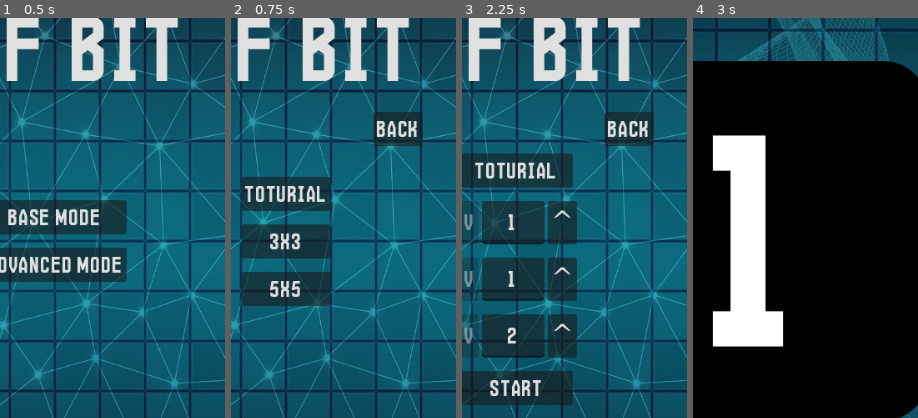
Above: before the commit, frames 1-4 (left to right).
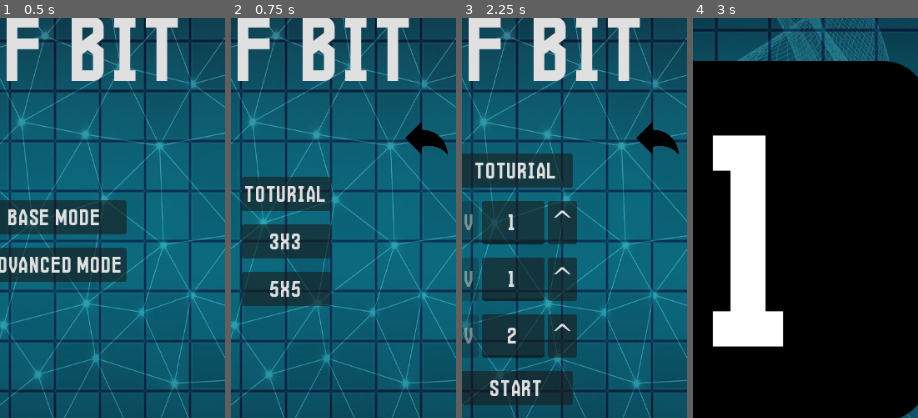
Above: after the commit, the same moments.

Repository: SytonK/off-bit
Game: Godot game, scene res://scenes/UI/menus/main menu/main_menu.tscn
Same seed, same stepped clock (60 frames per second), same inputs: the game is played once before the commit and once after it.
Inputs (mouse positions are % of the whole screen's width and height, from its top left; square brackets give the same spot before the commit, where the layout moved):
- Up to frame 1 (0.5 s): no input
- Up to frame 2 (0.75 s): click "Base mode" at 0.5 s
- Up to frame 3 (2.25 s): click (81, 37) [75, 36] at 1.25 s; click "Advanced Mode" at 2 s
- Up to frame 4 (3 s): click "Start" at 2.75 s
The pictures show only the part of the screen within x 38-88%, y 22-72%; the shares and areas given below are measured in that part.

Frame 1 is identical in both runs. In frame 2, 2.3% of the frame differs, in the area x 63-97%, y 23-34%; in frame 3, 2.3%; in frame 4, nothing differs.

Commit message:
ui/add back icon texture

Diff:
--- a/scenes/UI/menus/main menu/main_menu.tscn
+++ b/scenes/UI/menus/main menu/main_menu.tscn
@@ -1,9 +1,10 @@
-[gd_scene load_steps=5 format=3 uid="uid://dspvwnb0tiyjg"]
+[gd_scene load_steps=6 format=3 uid="uid://dspvwnb0tiyjg"]
 
 [ext_resource type="PackedScene" uid="uid://dl15kh0veqeuc" path="res://scenes/UI/menus/base mode menu/base_mode_menu.tscn" id="1_3owgy"]
 [ext_resource type="Script" uid="uid://bsk1sjvowwt54" path="res://scripts/UI/menus/main menu/main_menu.gd" id="1_f6swy"]
 [ext_resource type="Texture2D" uid="uid://cbc6q81fku8u" path="res://assets/backgrounds/menu background.jpg" id="2_oubjp"]
 [ext_resource type="PackedScene" uid="uid://cybb6v2063up5" path="res://scenes/UI/menus/advanced mode menu/advanced_mode_menu.tscn" id="3_x7x50"]
+[ext_resource type="Texture2D" uid="uid://ducyjimvvkt0v" path="res://assets/icons/back icon.png" id="5_25xyw"]
 
 [node name="MainMenu" type="CanvasLayer"]
 script = ExtResource("1_f6swy")
@@ -80,20 +81,23 @@
 offset_top = -105.0
 offset_bottom = 197.0
 
-[node name="BackButton" type="Button" parent="."]
+[node name="BackButton" type="TextureButton" parent="."]
 visible = false
 anchors_preset = 8
 anchor_left = 0.5
 anchor_top = 0.5
 anchor_right = 0.5
 anchor_bottom = 0.5
-offset_left = 112.0
-offset_top = -150.0
-offset_right = 157.0
-offset_bottom = -119.0
+offset_left = 143.0
+offset_top = -149.0
+offset_right = 655.0
+offset_bottom = 363.0
 grow_horizontal = 2
 grow_vertical = 2
-text = "Back"
+scale = Vector2(0.1, 0.1)
+texture_normal = ExtResource("5_25xyw")
+texture_pressed = ExtResource("5_25xyw")
+texture_hover = ExtResource("5_25xyw")
 
 [connection signal="pressed" from="MenuSwapper/ModeSelector/BaseModeButton" to="." method="_on_base_mode_button_pressed"]
 [connection signal="pressed" from="MenuSwapper/ModeSelector/AdvancedModeButton" to="." method="_on_advanced_mode_button_pressed"]
--- a/scripts/UI/menus/main menu/main_menu.gd
+++ b/scripts/UI/menus/main menu/main_menu.gd
@@ -1,6 +1,6 @@
 extends CanvasLayer
 
-@onready var back_button: Button = $BackButton
+@onready var back_button: TextureButton = $BackButton
 @onready var mode_selector: VBoxContainer = $MenuSwapper/ModeSelector
 @onready var base_mode_menu: VBoxContainer = $MenuSwapper/BaseModeMenu
 @onready var advanced_mode_menu: Control = $MenuSwapper/AdvancedModeMenu
Binary file added: assets/icons/back icon.png
Not shown, added: assets/icons/back icon.png.import
